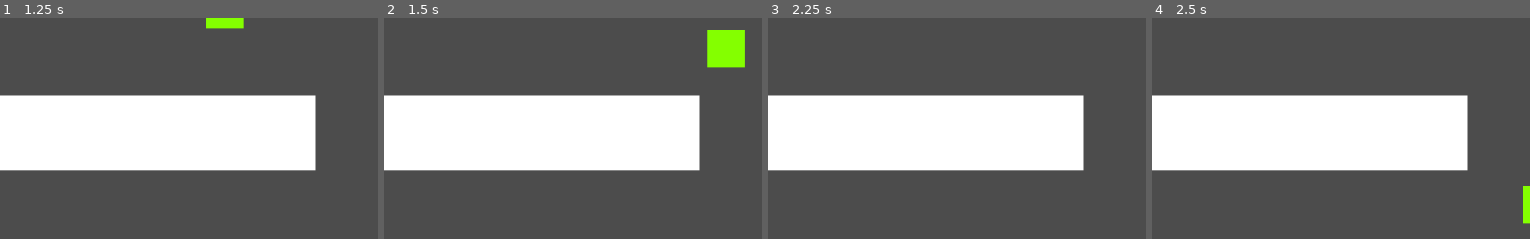
Above: before the commit, frames 1-4 (left to right).
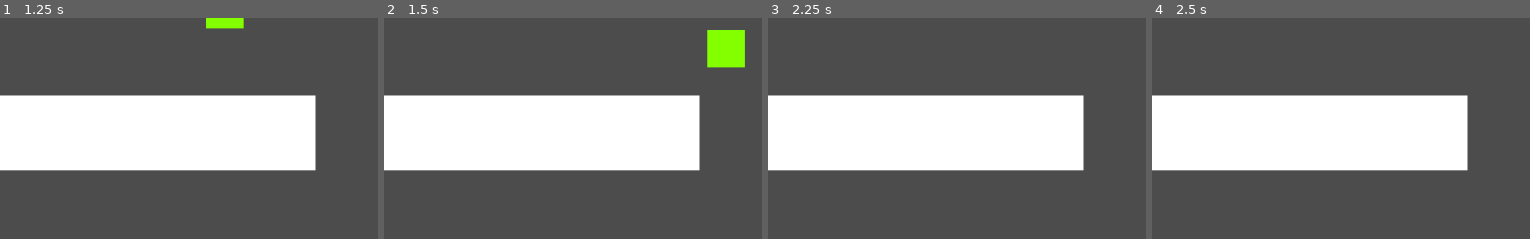
Above: after the commit, the same moments.

Repository: Robo0890/Bread-Game
Game: Godot game, scene res://Levels/Level 1.tscn
Two runs of this game, one before a commit and one after it. Both use one fixed random seed, a clock stepped at 60 frames per second and the inputs below. The project has no main scene, so this scene is started directly.
Inputs:
- Up to frame 1 (1.25 s): tap Enter (ui_accept) at 0.5 s; hold D (PlayerRight) from 0.53 s (still down); tap Space (PlayerJump) at 0.77 s
- Up to frame 2 (1.5 s): keep holding D (PlayerRight)
- Up to frame 3 (2.25 s): tap Space (PlayerJump) at 1.52 s; tap Enter (ui_accept) at 2 s; release D (PlayerRight) at 2.03 s; hold A (PlayerLeft) from 2.03 s (still down)
- Up to frame 4 (2.5 s): keep holding A (PlayerLeft)
The pictures show only the part of the screen within x 50-100%, y 50-100%; the shares and areas given below are measured in that part.

Frames 1-3 are identical in both runs. In frame 4, 0.3% of the frame differs, in the area x 98-100%, y 76-94%.

Commit message:
Update Player.gd

Diff:
--- a/Scripts/Player.gd
+++ b/Scripts/Player.gd
@@ -20,7 +20,7 @@
 			movement.x = -speed
 
 	if Input.is_action_just_released("PlayerLeft") or Input.is_action_just_released("PlayerRight"):
-		movement.x = lerp(movement.x,0,.1)
+		movement.x = 0
 
 	if Input.is_action_pressed("PlayerRight"):
 		if Input.is_action_pressed("PlayerLeft"):
